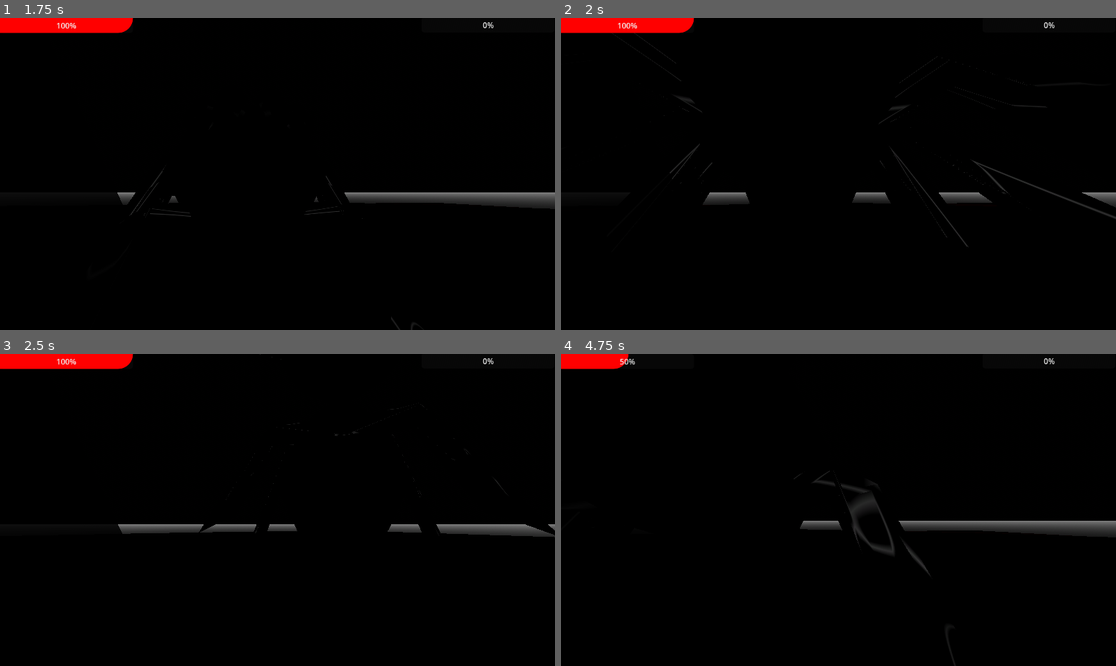
Above: before the commit, frames 1-4 (two rows, left to right).
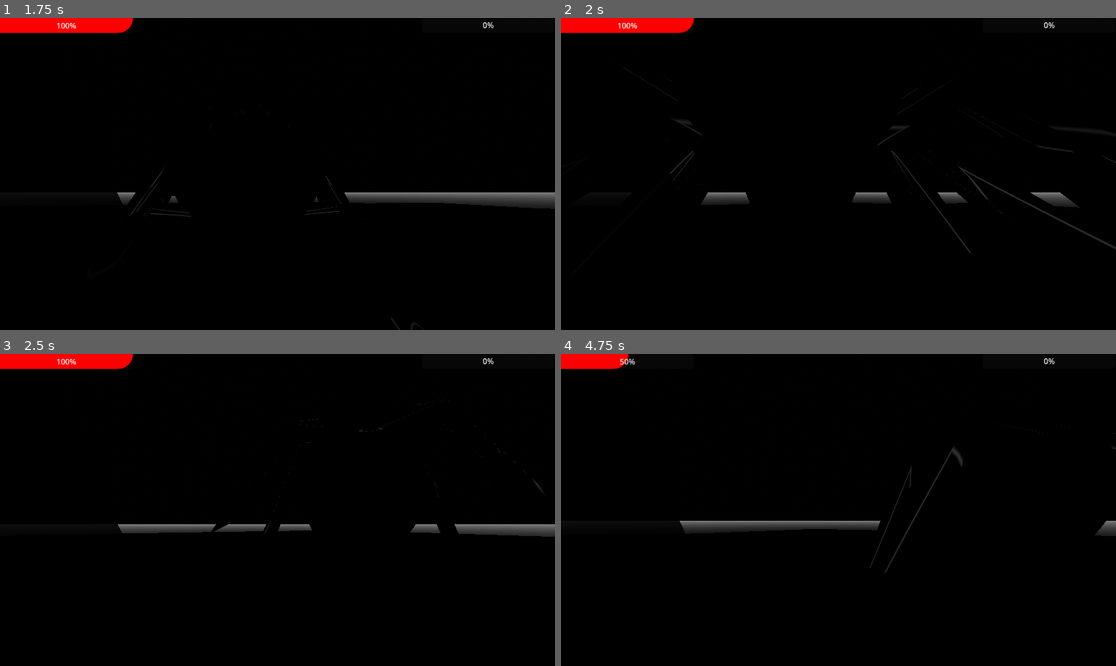
Above: after the commit, the same moments.

Repository: ruapotato/eyelander
Game: Godot game, scene res://main_menu.tscn
The game is run twice, just before and just after one commit, with the same random seed, the same clock (stepped at 60 frames per second) and the same inputs. Sound files missing from this copy of the repository are replaced by a short silence.
Inputs (mouse positions are in pixels of both pictures, inside the frame that each line leads up to):
- Up to frame 1 (1.75 s): click "Play" at 0.5 s; move the mouse to (305, 174) at 1.27 s; press the mouse at (305, 174) at 1.28 s; hold W (forward) from 1.28 s (still down); right-click (305, 174) at 1.35 s; tap Space (jump) at 1.52 s
- Up to frame 2 (2 s): keep holding W (forward)
- Up to frame 3 (2.5 s): keep holding W (forward); move the mouse to (249, 510) at 2.02 s; release the mouse at (249, 510) at 2.03 s; click (249, 510) at 2.1 s; tap Space (jump) at 2.27 s; right-click (249, 510) at 2.3 s
- Up to frame 4 (4.75 s): keep holding W (forward); move the mouse to (849, 503) at 2.77 s; press the mouse at (849, 503) at 2.78 s; right-click (849, 503) at 2.85 s; move the mouse to (832, 516) at 3.52 s; release the mouse at (832, 516) at 3.53 s; tap Shift (sprint) at 3.6 s; tap Space (jump) at 3.77, 4.52 s; right-click (832, 516) at 3.8 s; move the mouse to (877, 513) at 4.27 s; press the mouse at (877, 513) at 4.28 s

Frame 1 is identical in both runs. In frame 2, 1.3% of the frame differs, in the area x 9-100%, y 4-76%; in frame 3, 0.7%; in frame 4, 3.0%, in the area x 21-100%, y 22-100%.

Commit message:
bouncy spikes

Diff:
--- a/boss_1.gd
+++ b/boss_1.gd
@@ -41,7 +41,8 @@
 var start_stage_2 = start_life/2
 var fire_rate = 2
 var fire_counter = fire_rate
-
+var target = Vector3(0,0,0)
+var spike_count = 0
 
 var walking_on = "dirt"
 # Called when the node enters the scene tree for the first time.
@@ -54,20 +55,20 @@
 	slam_sound.play()
 	#Effect
 	slam_effect.find_child("slam_particles").emitting = true
-	var dist_to_player = global_position.distance_to(player.global_position)
+	var dist_to_player = global_position.distance_to(get_target())
 	if dist_to_player < near:
 		var space_state = get_world_3d().direct_space_state
 		var ray_query = PhysicsRayQueryParameters3D.new()
 
 		ray_query.from = global_position
-		ray_query.to = player.global_position
+		ray_query.to = get_target()
 		ray_query.exclude = [get_rid()]
 		#ray_query.collide_with_bodies = true
 		#ray_query.collide_with_areas = true
 		var hit = space_state.intersect_ray(ray_query)
 		#print(hit)
 		if not hit.is_empty():
-			var knockback_direction = global_position.direction_to(player.global_position)
+			var knockback_direction = global_position.direction_to(get_target())
 			var knockback_force
 			#player.set_deferred("velocity", player.velocity + knockback_force)
 			if hit.collider.name == "shild":
@@ -95,17 +96,23 @@
 
 
 func fire_spike():
+	spike_count += 1
 	var new_spike = spike.instantiate()
-	new_spike.add_collision_exception_with(self)
-	new_spike.contact_monitor = true
+	#new_spike.add_collision_exception_with(self)
+	#new_spike.contact_monitor = true
 	#new_spike.linear_velocity = Vector3(1,0,0)
-	var local_target = Vector3(0,0,- 1)
-	var global_direction = -$target.global_transform.basis.z * 10
-	new_spike.linear_velocity = global_direction
-	new_spike.set_deferred("global_position", $target.global_position + Vector3(0,-1,0))
-	new_spike.set_deferred("global_rotation", $target.global_rotation)
+	#var local_target = Vector3(0,0,- 1)
+	new_spike.target = get_target()
+	#var global_direction = -$target.global_transform.basis.z * 10
+	#new_spike.linear_velocity = global_direction
+	new_spike.set_deferred("global_position", $target.global_position)
+	#new_spike.set_deferred("global_rotation", $target.global_rotation)
+	new_spike.name = "spike_" + str(spike_count)
 	#new_spike.global_position = $target.global_position
 	get_parent().add_child(new_spike)
+
+func get_target():
+	return(player.global_position + Vector3(0,.2,0))
 
 func _physics_process(delta):
 	butt.global_position = butt_bone.global_position
@@ -132,10 +139,10 @@
 		if fire_counter > 0:
 			fire_counter -= delta
 		else:
-			print("FIRE")
+			#print("FIRE")
 			fire_spike()
 			fire_counter = fire_rate
-		$target.look_at(player.global_position, Vector3(0,1,0))
+		$target.look_at(get_target(), Vector3(0,1,0))
 		global_rotation.y = lerp_angle(global_rotation.y, $target.global_rotation.y, .02)
 		if global_position.y < hover_level:
 			global_position.y = lerp(global_position.y, hover_level, .05)
@@ -154,7 +161,7 @@
 			var direction = (transform.basis * Vector3(input_dir.x, 0, input_dir.y)).normalized()
 			new_speed.x = lerp(new_speed.x, direction.x * SPEED, .2)
 			new_speed.z = lerp(new_speed.z, direction.z * SPEED, .2)
-			$target.look_at(player.global_position, Vector3(0,1,0))
+			$target.look_at(get_target(), Vector3(0,1,0))
 			global_rotation.y = lerp_angle(global_rotation.y, $target.global_rotation.y, .01)
 
 			walk_sounds_timer += delta
@@ -170,7 +177,7 @@
 
 		#print(sword.rotation.y)
 	if dazzed:
-		$target.look_at(player.global_position, Vector3(0,1,0))
+		$target.look_at(get_target(), Vector3(0,1,0))
 		global_rotation.y = lerp_angle(global_rotation.y, $target.global_rotation.y, .2)
 
 	velocity = new_speed
@@ -203,7 +210,7 @@
 	walk_sound_every = 1/(velocity.length()*2)
 	#print(walk_sound_every)
 
-	var dist_to_player = global_position.distance_to(player.global_position)
+	var dist_to_player = global_position.distance_to(get_target())
 	#print(dist_to_player)
 	if stage == 1:
 		if dist_to_player < near:
--- a/boss_1_import.tscn
+++ b/boss_1_import.tscn
@@ -65,36 +65,36 @@
 [node name="boss_2" instance=ExtResource("1_ignb7")]
 
 [node name="Skeleton3D" parent="Armature" index="0"]
-bones/0/position = Vector3(1.11893, 13.6781, -9.13724)
+bones/0/position = Vector3(1.11893, 13.7141, -9.13724)
 bones/0/rotation = Quaternion(0.736164, -0.0295269, 0.0319947, 0.675401)
-bones/1/rotation = Quaternion(-0.261144, -0.164544, -0.734797, 0.603989)
+bones/1/rotation = Quaternion(-0.259777, -0.165383, -0.735552, 0.60343)
 bones/2/rotation = Quaternion(0.438268, 0.0668664, -0.295323, 0.846306)
-bones/3/rotation = Quaternion(-0.251174, 0.182209, 0.677779, 0.666579)
+bones/3/rotation = Quaternion(-0.249688, 0.182958, 0.678621, 0.666075)
 bones/4/rotation = Quaternion(0.438265, -0.0668649, 0.295321, 0.846309)
 bones/7/rotation = Quaternion(0.194838, -0.130096, 0.0755277, 0.969231)
 bones/8/rotation = Quaternion(0.198067, 0.123456, -0.0985119, 0.96738)
 bones/9/rotation = Quaternion(0.193732, 0.00977137, 0.0366219, 0.980322)
-bones/12/rotation = Quaternion(0.111316, -0.546057, -0.445995, 0.70037)
+bones/12/rotation = Quaternion(0.113166, -0.549097, -0.445073, 0.698281)
 bones/12/scale = Vector3(1.15439, 1.15439, 1.15439)
 bones/13/rotation = Quaternion(0.028987, 0.199629, -0.253802, 0.945988)
 bones/13/scale = Vector3(1.00013, 1.34351, 1.00679)
-bones/14/rotation = Quaternion(0.111289, 0.54601, 0.446009, 0.700402)
+bones/14/rotation = Quaternion(0.113185, 0.549124, 0.445064, 0.698262)
 bones/14/scale = Vector3(1.15439, 1.15439, 1.15439)
 bones/15/rotation = Quaternion(0.0289858, -0.199626, 0.253803, 0.945988)
 bones/15/scale = Vector3(1.00013, 1.34351, 1.00679)
-bones/16/rotation = Quaternion(-0.0536327, -0.523269, -0.621406, 0.580661)
+bones/16/rotation = Quaternion(-0.0521236, -0.52492, -0.621259, 0.579465)
 bones/16/scale = Vector3(1.28774, 1.28774, 1.28774)
 bones/17/rotation = Quaternion(0.077453, -0.0657471, -0.209374, 0.972543)
-bones/18/rotation = Quaternion(-0.0345151, 0.524772, 0.59968, 0.603165)
+bones/18/rotation = Quaternion(-0.0329181, 0.526395, 0.599574, 0.601943)
 bones/18/scale = Vector3(1.28774, 1.28774, 1.28774)
 bones/19/rotation = Quaternion(0.0774488, 0.065749, 0.209372, 0.972544)
-bones/20/rotation = Quaternion(-0.0807168, -0.246673, -0.56038, 0.786519)
+bones/20/rotation = Quaternion(-0.0796752, -0.247828, -0.562172, 0.784981)
 bones/21/rotation = Quaternion(0.287304, -0.0634732, -0.4826, 0.824939)
-bones/22/rotation = Quaternion(-0.0897104, 0.247372, 0.593609, 0.760518)
+bones/22/rotation = Quaternion(-0.0887203, 0.248553, 0.595309, 0.758919)
 bones/23/rotation = Quaternion(0.243098, 0.00481293, 0.535462, 0.808802)
 
 [node name="butt_bone" type="BoneAttachment3D" parent="Armature/Skeleton3D" index="1"]
-transform = Transform3D(0.996212, -0.0866917, 0.00722166, -0.000254777, -0.0859221, -0.996305, 0.0869919, 0.992523, -0.0856187, 1.11893, 13.6781, -9.13724)
+transform = Transform3D(0.996212, -0.0866917, 0.00722166, -0.000254777, -0.0859221, -0.996305, 0.0869919, 0.992523, -0.0856187, 1.11893, 13.7141, -9.13724)
 bone_name = "body"
 bone_idx = 0
 
--- a/player.gd
+++ b/player.gd
@@ -32,7 +32,7 @@
 #var swipe_start_angle = 180
 #var swipe_end_angle = 30
 var swipe_stage = 1
-var swipe_angles = {1: [180, 0], 2: [0,180],}
+var swipe_angles = {1: [180, 0], 2: [0,180], 3: [180, 45], 4: [45, 45]}
 
 var shilding = false
 var shild_hold_angle = 65
@@ -64,6 +64,7 @@
 			if not sword.find_child("swing").playing:
 				sword.find_child("swing").play()
 	if Input.is_action_just_released("swipe"):
+		swipe_stage = 1
 		if sword.find_child("swing").playing:
 			sword.find_child("swing").stop()
 
@@ -174,7 +175,8 @@
 			swipe_stage += 1
 			#print(swipe_stage)
 			if swipe_stage > len(swipe_angles):
-				swipe_stage = 1
+				#swipe_stage = 1
+				swipe_stage = len(swipe_angles)
 			swipping = true
 			swipe_counter = swipe_speed
 		#print(sword.rotation.y)
--- a/player.tscn
+++ b/player.tscn
@@ -46,7 +46,6 @@
 
 [node name="sword" parent="." instance=ExtResource("2_n5who")]
 transform = Transform3D(1, 0, 0, 0, 1, 0, 0, 0, 1, 0, 0.438805, 0)
-gravity_scale = 0.0
 
 [node name="shild" parent="." instance=ExtResource("3_f2err")]
 transform = Transform3D(1, 0, 0, 0, 1, 0, 0, 0, 1, 0, 0.238144, 0)
--- a/spike.gd
+++ b/spike.gd
@@ -1,22 +1,41 @@
-extends RigidBody3D
+extends Area3D
 
 @onready var boss = get_parent().find_child("boss_1")
-var damage = 10
+var damage = 50
 var ttl = 4
+var bad = true
+var target = Vector3(0,0,0)
+var speed = 10
 # Called when the node enters the scene tree for the first time.
 func _ready():
-	add_collision_exception_with(boss)
+	#wadd_collision_exception_with(boss)
 	pass # Replace with function body.
 
 
 # Called every frame. 'delta' is the elapsed time since the previous frame.
 func _process(delta):
+	if global_position != target:
+		look_at(target)
+	#global_position = lerp(global_position, target, delta * speed)
+
+	global_position = global_position.move_toward(target, delta * speed)
 	ttl -= delta
 	if ttl < 0:
 		queue_free()
 
 func _on_body_entered(body):
-	print(body.name)
-	if body.name == "player":
+	#print(body.name)
+	if body.name == "shild":
+		queue_free()
+	if body.name == "player" and bad:
 		print("hurt player")
 		body.damage_todo += damage
+	if body.name == "boss_1":
+		if not bad:
+			print("hurt boss")
+			body.damage_todo += damage
+			queue_free()
+
+
+func _on_area_entered(area):
+	_on_body_entered(area)
--- a/spike.tscn
+++ b/spike.tscn
@@ -18,11 +18,8 @@
 radius = 0.25
 height = 0.5
 
-[node name="spike" type="RigidBody3D"]
+[node name="spike" type="Area3D"]
 transform = Transform3D(-1.3027e-15, 4.37114e-08, -1, 1, 2.98023e-08, 0, 2.98023e-08, -1, -4.37114e-08, 0, 0, 0)
-gravity_scale = 0.0
-max_contacts_reported = 999
-contact_monitor = true
 script = ExtResource("1_0ev1o")
 
 [node name="MeshInstance3D" type="MeshInstance3D" parent="."]
@@ -67,4 +64,5 @@
 omni_range = 4096.0
 omni_shadow_mode = 0
 
+[connection signal="area_entered" from="." to="." method="_on_area_entered"]
 [connection signal="body_entered" from="." to="." method="_on_body_entered"]
--- a/sword.gd
+++ b/sword.gd
@@ -1,4 +1,4 @@
-extends RigidBody3D
+extends Area3D
 
 @onready var swing_sound = $swing
 @onready var hit_sound = $hit
@@ -6,21 +6,21 @@
 var init_pos
 var init_rot
 var knockback_strength = 10
-var damage = 3000
+var damage = 50.0
 # Called when the node enters the scene tree for the first time.
 func _ready():
-	contact_monitor = true
-	max_contacts_reported = 1000000
+	#contact_monitor = true
+	#max_contacts_reported = 1000000
 	init_pos = position
 	init_rot = rotation
-	axis_lock_angular_x = true
-	axis_lock_angular_z = true
-	axis_lock_angular_y = true
-	axis_lock_linear_x = true
-	axis_lock_linear_y = true
-	axis_lock_linear_z = true
-	add_collision_exception_with(get_parent())
-	add_collision_exception_with(get_parent().find_child("shild"))
+	#axis_lock_angular_x = true
+	#axis_lock_angular_z = true
+	#axis_lock_angular_y = true
+	#axis_lock_linear_x = true
+	#axis_lock_linear_y = true
+	#axis_lock_linear_z = true
+	#add_collision_exception_with(get_parent())
+	#add_collision_exception_with(get_parent().find_child("shild"))
 
 func _integrate_forces(state):
 	pass
@@ -36,17 +36,39 @@
 			#position = init_pos
 # Called every frame. 'delta' is the elapsed time since the previous frame.
 func _process(delta):
-	for body in get_colliding_bodies():
-		print(body)
-		if body.name == "butt":
-			body.get_parent().damage_todo += delta * damage
+	pass
 
-			var knockback_direction = global_position.direction_to(body.global_position)
-			var knockback_force
-			#player.set_deferred("velocity", player.velocity + knockback_force)
-			#print("boss hit")
-			knockback_force = knockback_direction * knockback_strength
-			knockback_force.y = 5
-			body.get_parent().knockback = knockback_force
-		else:
-			hit_sound.play()
+func get_target():
+	return(get_parent().get_parent().find_child("boss_1").global_position + Vector3(0,.5,0))
+
+func _on_body_entered(body):
+	print( body.name)
+	if "spike" in body.name:
+		if body.bad:
+			#add_collision_exception_with(body)
+			body.target = get_target()
+			#body.look_at(get_parent().get_parent().find_child("boss_1").global_position)
+			#var local_target = Vector3(0,0,- 1)
+			#var global_direction = -body.global_transform.basis.z * 10
+			#body.linear_velocity = global_direction
+			#body.set_deferred("linear_velocity", body.linear_velocity * -1)
+			#body.set_deferred("linear_velocity", global_direction)
+			body.ttl = 4
+			print("Spike hit!!!")
+			body.bad = false
+	if body.name == "butt":
+		body.get_parent().damage_todo += damage
+
+		var knockback_direction = global_position.direction_to(body.global_position)
+		var knockback_force
+		#player.set_deferred("velocity", player.velocity + knockback_force)
+		#print("boss hit")
+		knockback_force = knockback_direction * knockback_strength
+		knockback_force.y = 5
+		body.get_parent().knockback = knockback_force
+	else:
+		hit_sound.play()
+
+
+func _on_area_entered(area):
+	_on_body_entered(area)
--- a/sword.tscn
+++ b/sword.tscn
@@ -6,15 +6,15 @@
 [ext_resource type="Script" path="res://Light_sounds.gd" id="4_tg2y8"]
 [ext_resource type="AudioStream" uid="uid://b6t6s702fb5mp" path="res://sounds/sound8.wav" id="5_k42r8"]
 
-[sub_resource type="BoxShape3D" id="BoxShape3D_isrs7"]
-size = Vector3(0.18, 0.05, 1.835)
+[sub_resource type="BoxShape3D" id="BoxShape3D_da6nh"]
+size = Vector3(0.18, 0.205, 1.835)
 
-[node name="sword" type="RigidBody3D"]
+[node name="sword2" type="Area3D"]
 script = ExtResource("1_dx8f6")
 
 [node name="CollisionShape3D" type="CollisionShape3D" parent="."]
 transform = Transform3D(1, 0, 0, 0, 1, 0, 0, 0, 1, 0, 0, -1.69)
-shape = SubResource("BoxShape3D_isrs7")
+shape = SubResource("BoxShape3D_da6nh")
 
 [node name="sword" parent="." instance=ExtResource("1_uj4pq")]
 
@@ -49,3 +49,6 @@
 shadow_enabled = true
 omni_range = 4096.0
 omni_shadow_mode = 0
+
+[connection signal="area_entered" from="." to="." method="_on_area_entered"]
+[connection signal="body_entered" from="." to="." method="_on_body_entered"]
